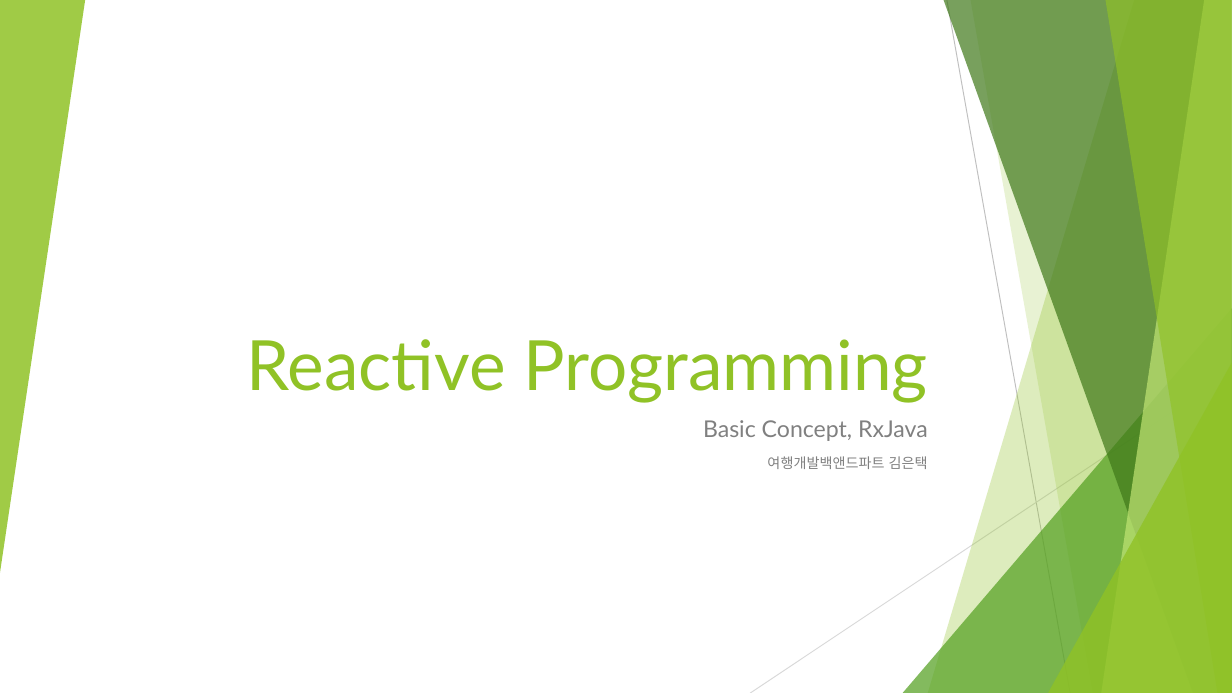
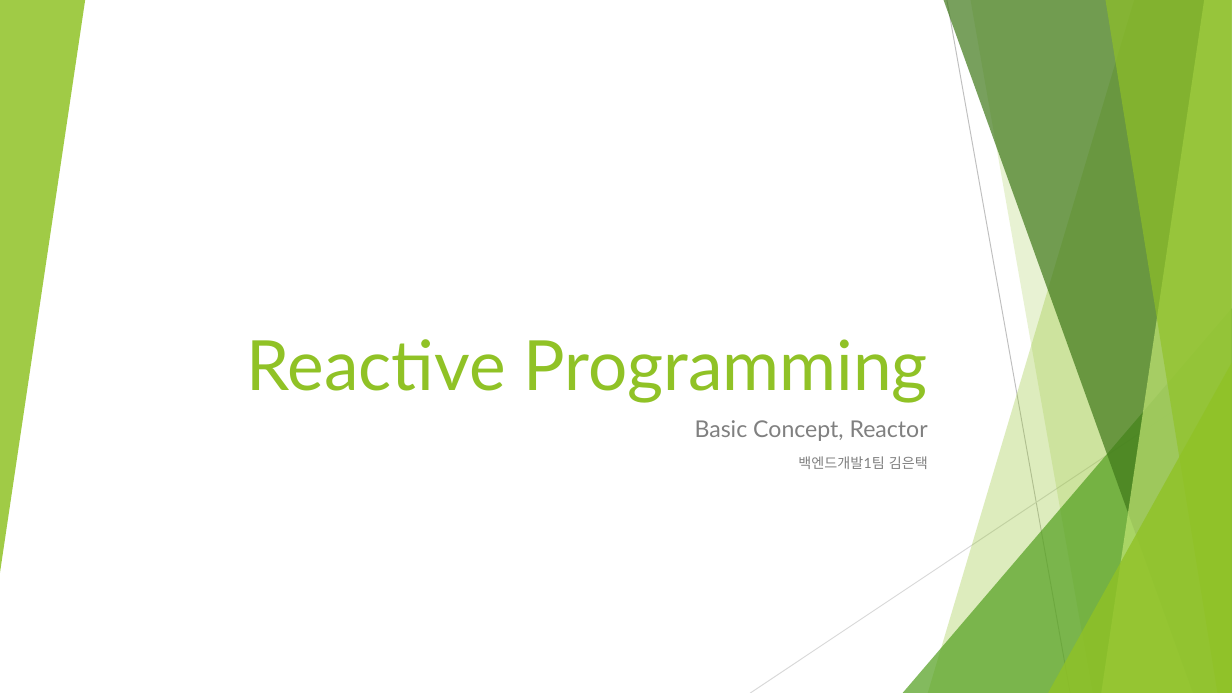
Before and after one commit to kariyan/reactive, a slide deck: slide 1 of docs/ReactiveProgramming_1st.pptx. Drawn at 1232x693 pixels with LibreOffice and Linux fonts; fonts in the diff are those of the drawing. Boxes give left, top, right and bottom in pixels: in the first picture for what was removed or moved away, otherwise in the second. Text is boxed around its words. In the diff, an @@ line names an element or a change of style, - is before the commit and + after.

```diff
--- a/docs/ReactiveProgramming_1st.pptx
+++ b/docs/ReactiveProgramming_1st.pptx
@@ subtitle at (695, 420, 928, 469): text changed @@
-Basic Concept, RxJava
-여행개발백앤드파트 김은택
+Basic Concept, Reactor
+백엔드개발1팀 김은택
```
Also in this commit, not shown: 6 other slides changed, 1 slide added, 5 slides removed, 1 other file.
